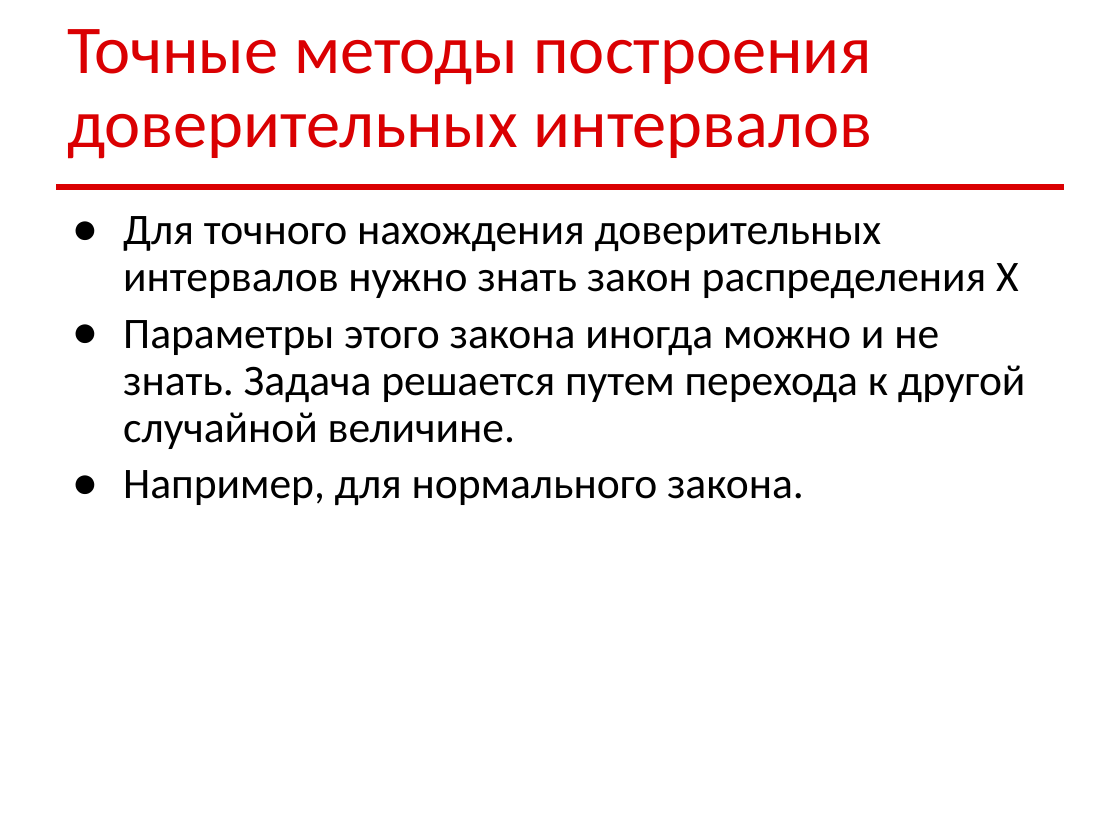
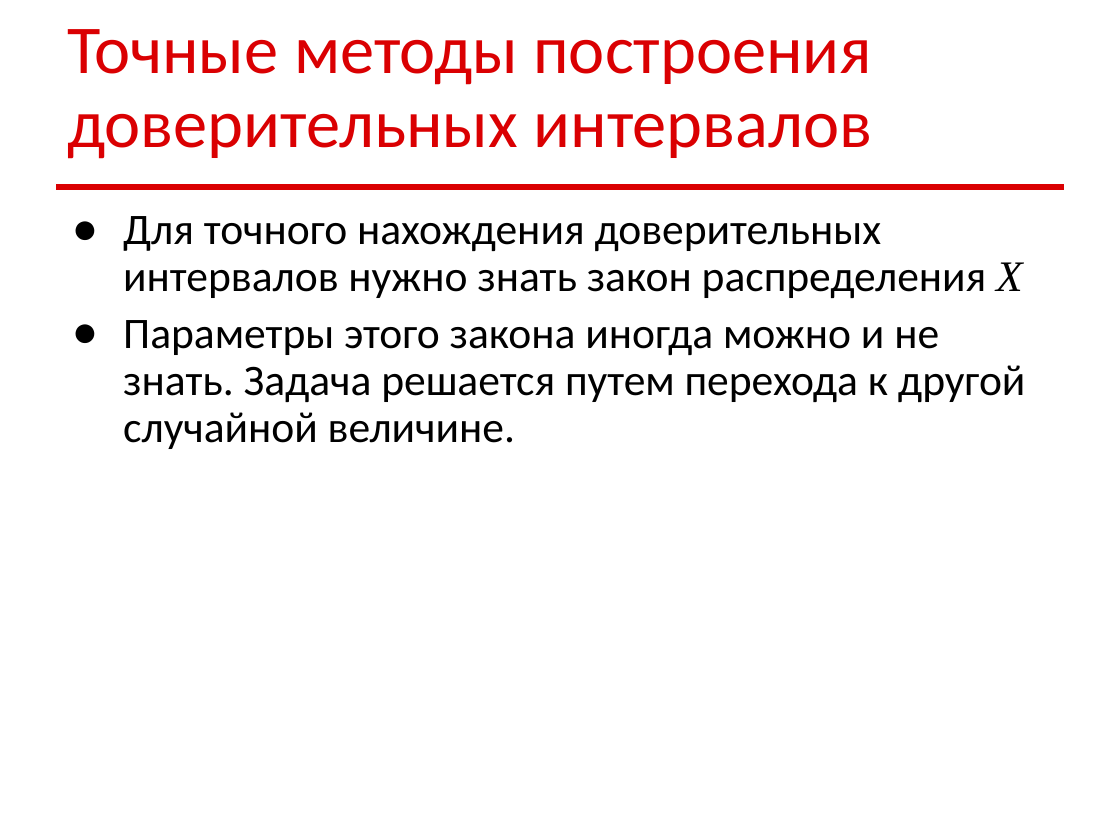
Before and after one commit to sudakov/math-for-ds, a slide deck: slide 15 of math_ds_03.pptx. Drawn at 1120x840 pixels with LibreOffice and Linux fonts; fonts in the diff are those of the drawing. Boxes give left, top, right and bottom in pixels: in the first picture for what was removed or moved away, otherwise in the second. Text is boxed around its words. In the diff, an @@ line names an element or a change of style, - is before the commit and + after.

```diff
--- a/math_ds_03.pptx
+++ b/math_ds_03.pptx
@@ text at [123,216,1023,298]: font Calibri to Times New Roman, italic on in "Х" @@
@@ text at [123,470,804,505]: paragraph removed @@
-● Например, для нормального закона.
```
Also in this commit, not shown: 2 other slides changed, 11 slides added.
